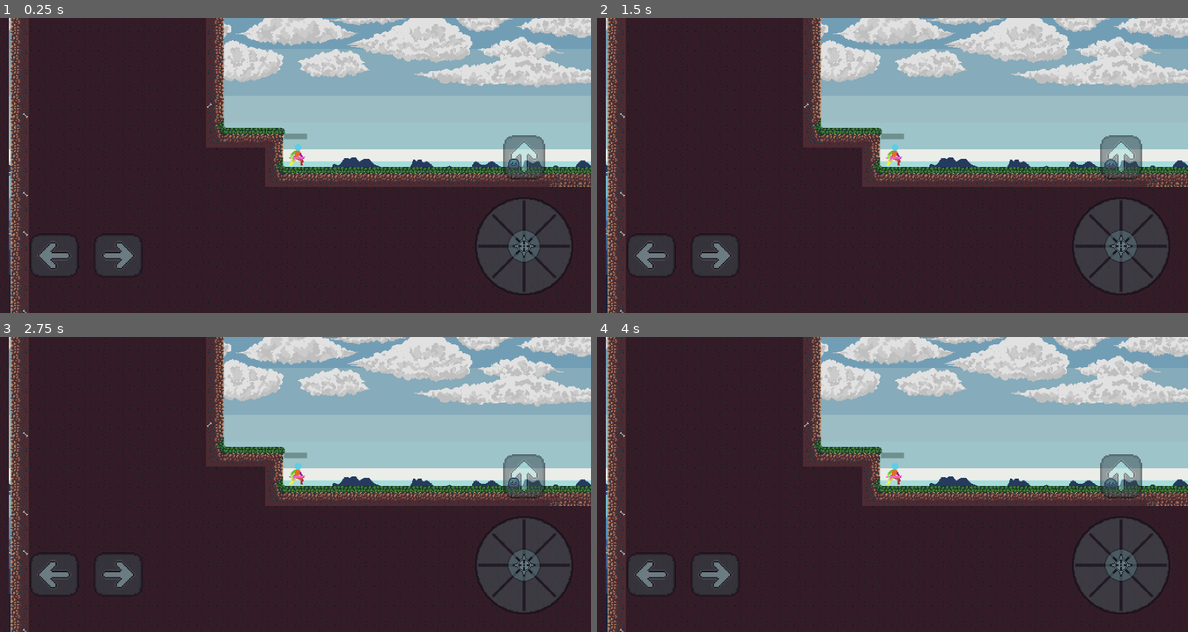
Above: before the commit, frames 1-4 (two rows, left to right).
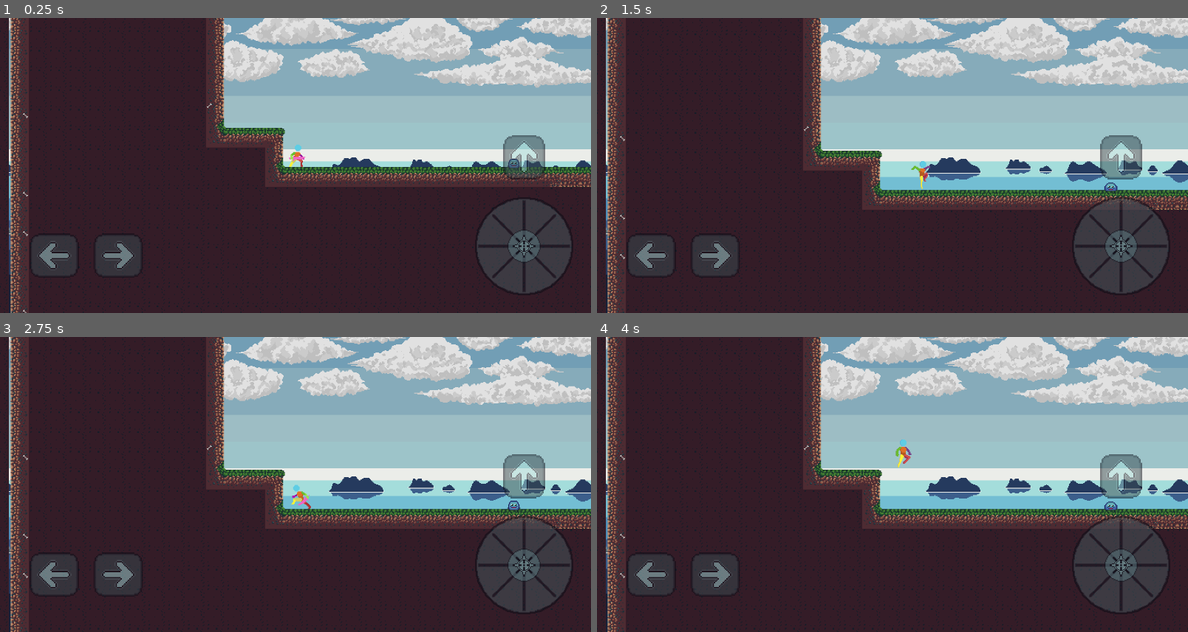
Above: after the commit, the same moments.

Repository: AngelI18/game_proyect_nexus_four
Game: Godot game, scene res://scenes/levels/test_level.tscn
The game is run twice, just before and just after one commit, with the same random seed, the same clock (stepped at 60 frames per second) and the same inputs.
Inputs (mouse positions are in pixels of both pictures, inside the frame that each line leads up to):
- Up to frame 1 (0.25 s): no input
- Up to frame 2 (1.5 s): tap Enter at 0.5 s; move the mouse to (1022, 150) at 0.52 s; hold Right (ui_right) 0.53-1.25 s; tap Q (attack) at 0.6 s; click (1022, 150) at 0.67 s; tap Up (ui_up) at 0.77 s; drag from (774, 180) to (1111, 168) at 1.27 s
- Up to frame 3 (2.75 s): tap Space at 2 s; move the mouse to (354, 419) at 2.02 s; hold Left (ui_left) from 2.03 s (still down); tap Q (attack) at 2.1 s
- Up to frame 4 (4 s): release Left (ui_left) at 2.75 s; drag from (862, 543) to (1111, 484) at 2.77 s; move the mouse to (1069, 528) at 3.52 s; hold Right (ui_right) from 3.53 s (still down); tap Q (attack) at 3.6 s; tap Up (ui_up) at 3.77 s

The runs differ from the first frame. In frame 1, 0.1% of the frame differs, in the area x 48-52%, y 39-51%; in frame 2, 14%; in frame 3, 14%; in frame 4, 14%, in the area x 0-100%, y 0-100%.
Error before the commit: Parse Error: Variable "is_invulnerable" has the same name as a previously declared variable. (res://scripts/player/player.gd:31)

Commit message:
add fix merge

Diff:
--- a/scripts/player/player.gd
+++ b/scripts/player/player.gd
@@ -3,16 +3,7 @@
 # Velocidad ajustada para tiles de 24x24 (5 tiles por segundo)
 const SPEED = 170.0
 const JUMP_VELOCITY = -350.0
-# velocidad de knockback force
-const KNOCKBACK_FORCE = 100.0
-
-# config knockback force
-var current_enemy: Node2D = null
-var is_taking_damage = false
-var is_taking_knockback = false
-var is_invulnerable = false
-
-# double jump
+
 var can_double_jump = true
 var cant_double_jump = 2
 var jump_less = cant_double_jump
@@ -29,7 +20,7 @@
 const KNOCKBACK_STRENGTH = 150.0
 const KNOCKBACK_JUMP = -150.0
 var is_invulnerable = false
-var direction = 0
+var is_taking_damage = false
 
 func _ready():
 	var joystick = get_tree().get_first_node_in_group("attack_joystick")
@@ -40,7 +31,6 @@
 		print("Joystick no encontrado")
 
 func _physics_process(delta: float) -> void:
-	direction = 0
 	# Gravedad
 	if not is_on_floor():
 		velocity += get_gravity() * delta
@@ -69,10 +59,6 @@
 		# Movimiento normal si no estamos ni atacando ni heridos
 		velocity.x = direction * SPEED
 
-
-	if !is_taking_knockback:
-		velocity.x = SPEED * direction
-
 	if health <= 0:
 		player_alive = false
 		health = 0
@@ -86,12 +72,6 @@
 	update_health()
 
 func _update_animation(direction: float) -> void:
-	if is_taking_damage:
-		return
-
-	if direction != 0:
-		$AnimatedSprite2D.flip_h = direction <0
-
 	if not is_on_floor():
 		# Animación de salto
 		if player_hurt_ip == false:
@@ -106,6 +86,10 @@
 			$AnimatedSprite2D.play("run")
 			$AnimatedSprite2D.flip_h = direction < 0
 
+func _update_collision(animation_name: String) -> void:
+		$CollisionShape2D_idle.set_disabled(animation_name != "idle")
+		$CollisionShape2D_run.set_disabled(animation_name != "run")
+		$CollisionShape2D_jump.set_disabled(animation_name != "jump")
 
 func player():
 	pass
@@ -130,6 +114,7 @@
 		is_invulnerable = true
 		player_hurt_ip = true
 		enemy_attack_cooldown = false
+		is_taking_damage = true
 		$attack_cooldown.start()
 		$player_is_hurt.start()
 		$AnimatedSprite2D.play("hurt")
@@ -138,6 +123,7 @@
 		$regen_timer
 		blink_sprite(2)
 		print(health)
+
 
 func blink_sprite(duration: float):
 	var time = 0.0
@@ -154,10 +140,14 @@
 	enemy_attack_cooldown = true
 
 func attack():
-	Global.player_current_attack = true
-	attack_ip = true
-	$AnimatedSprite2D.play("attack")
-	$deal_attack_timer.start()
+	var direction := Input.get_axis("ui_left", "ui_right")
+	if Input.is_action_just_pressed("attack"):
+		Global.player_current_attack = true
+		attack_ip = true
+		$AnimatedSprite2D.play("attack")
+		if (direction < 0):
+			$AnimatedSprite2D.flip_h = true
+		$deal_attack_timer.start()
 
 
 func _on_deal_attack_timer_timeout() -> void:
@@ -174,6 +164,7 @@
 func _on_invulnerability_timer_timeout() -> void:
 	$invulnerability_timer.stop()
 	is_invulnerable = false
+	is_taking_damage = false
 
 func update_health():
 	var healthbar = $"health_bar"
@@ -193,8 +184,6 @@
 			health = 200
 	if (health <= 0):
 		health = 0
-func _on_invulnerability_timer_timeout() -> void:
-	is_invulnerable = false
 
 func _on_joystick_attack_triggered(direction_attack: Vector2):
 	if is_on_floor() and !attack_ip and !is_taking_damage:
@@ -203,4 +192,11 @@
 			$AnimatedSprite2D.flip_h = true  # Izquierda
 		elif direction_attack.x > 0.3:
 			$AnimatedSprite2D.flip_h = false  # Derecha
-		attack()
+		#-----------------funcion attack()----------------------
+		var direction := Input.get_axis("ui_left", "ui_right")
+		Global.player_current_attack = true
+		attack_ip = true
+		$AnimatedSprite2D.play("attack")
+		if (direction < 0):
+			$AnimatedSprite2D.flip_h = true
+		$deal_attack_timer.start()
